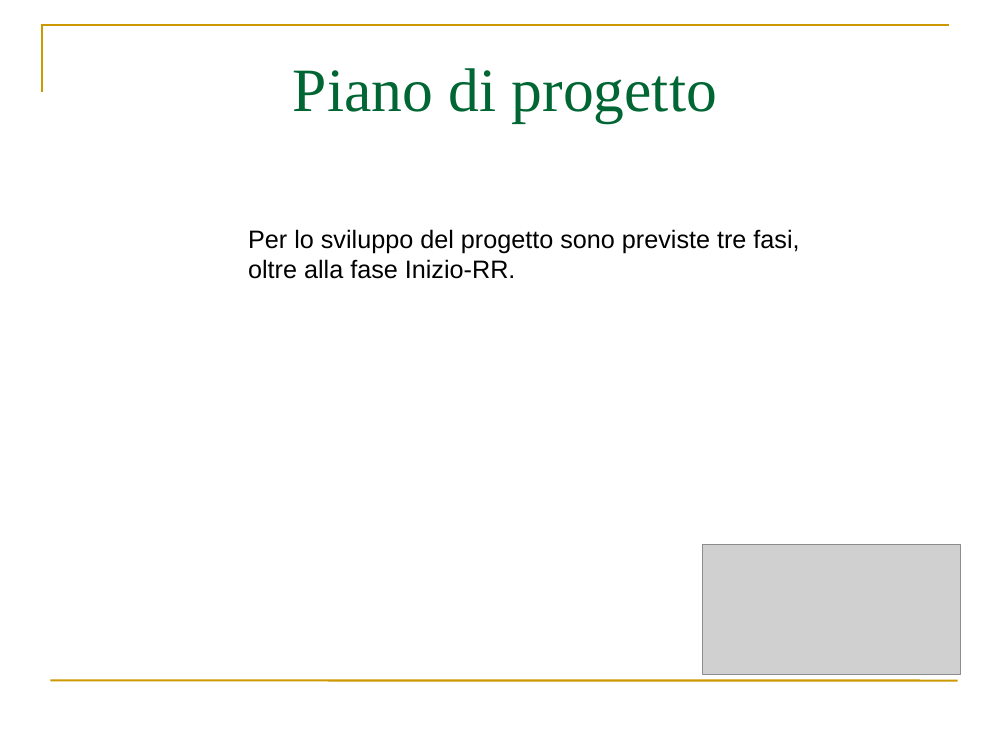
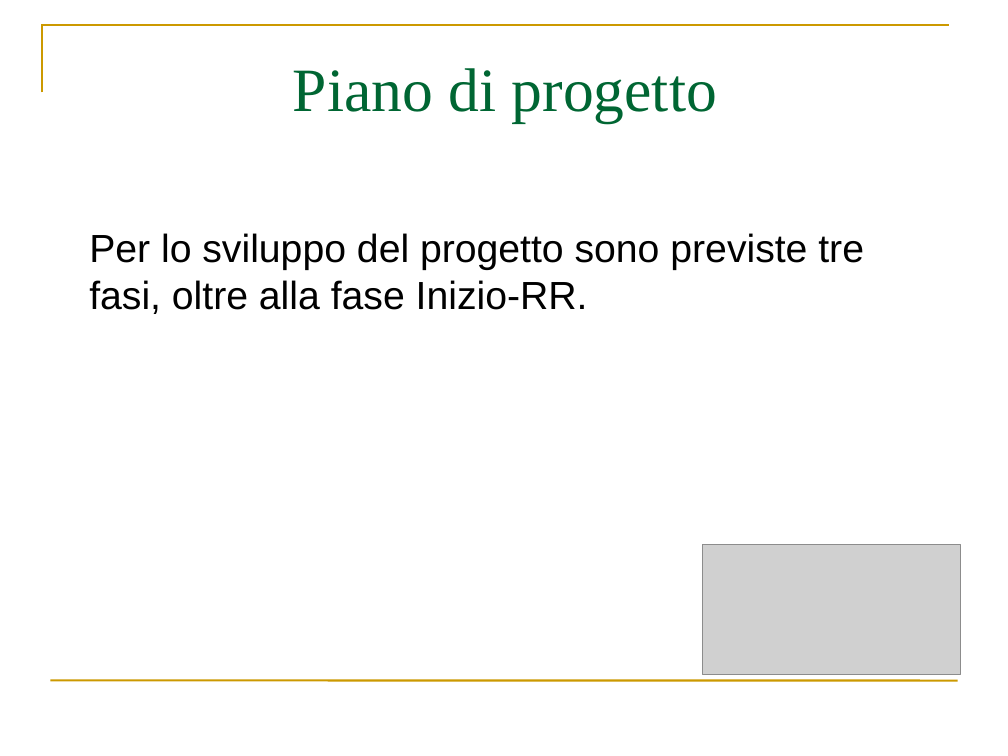
Before and after one commit to webshape/ajaxdraw, a slide deck: slide 8 of doc/PresentazioneRR/PresentazionePianoDiProgetto.ppt. Drawn at 1008x756 pixels with LibreOffice and Linux fonts; fonts in the diff are those of the drawing; grey boxes stand for pictures. Boxes give left, top, right and bottom in pixels: in the first picture for what was removed or moved away, otherwise in the second. Text is boxed around its words. In the diff, an @@ line names an element or a change of style, - is before the commit and + after.

```diff
--- a/doc/PresentazioneRR/PresentazionePianoDiProgetto.ppt
+++ b/doc/PresentazioneRR/PresentazionePianoDiProgetto.ppt
@@ text "Per lo sviluppo del progetto ...": place and size @@
-text "Per lo sviluppo del progetto ..." at (248, 229, 799, 279)
+text "Per lo sviluppo del progetto ..." at (89, 233, 864, 314)
@@ text "Per lo sviluppo del progetto ..." at (89, 233, 864, 314): size 18 to 28 pt @@
```
Also in this commit, not shown: 2 other slides changed.
